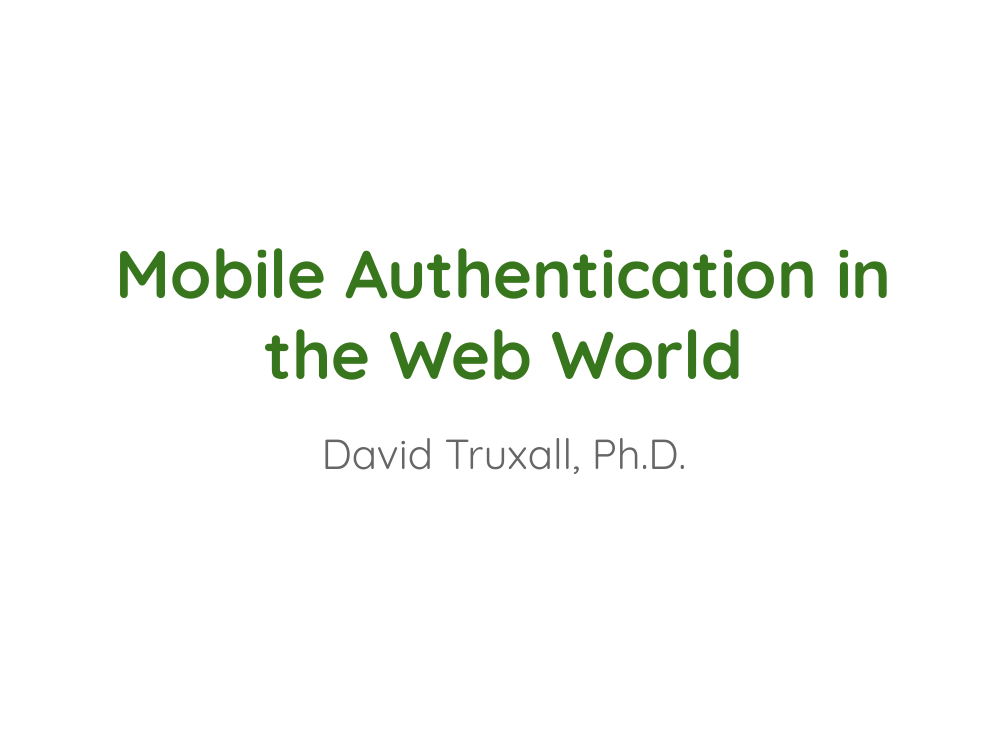
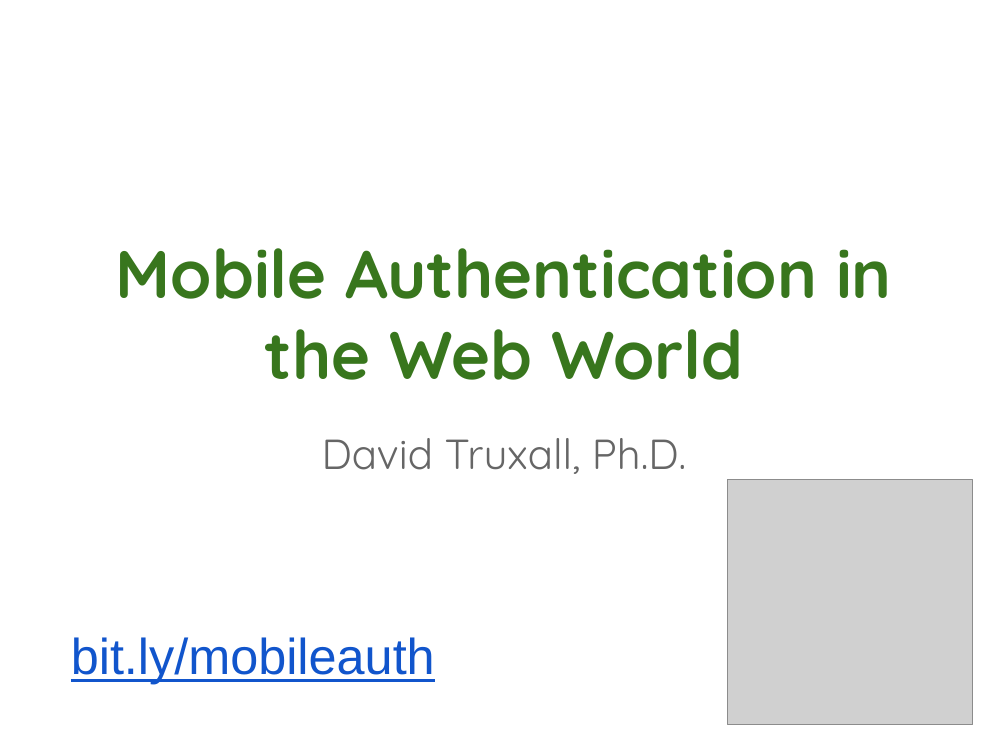
Before and after one commit to davetrux/gdgmidevfest-2017, a slide deck: slide 1 of MobileAuthWebWorld.pptx. Drawn at 1008x756 pixels with LibreOffice and Linux fonts; fonts in the diff are those of the drawing; grey boxes stand for pictures; background and template pictures are left out. Boxes give left, top, right and bottom in pixels: in the first picture for what was removed or moved away, otherwise in the second. Text is boxed around its words. In the diff, an @@ line names an element or a change of style, - is before the commit and + after.

```diff
--- a/MobileAuthWebWorld.pptx
+++ b/MobileAuthWebWorld.pptx
@@ picture added at [728, 480, 973, 725] @@
@@ text added at [71, 637, 435, 684], 36 pt, text #1155CC, underline @@
+bit.ly/mobileauth
```
Also in this commit, not shown: 3 other slides changed, 1 other file.
